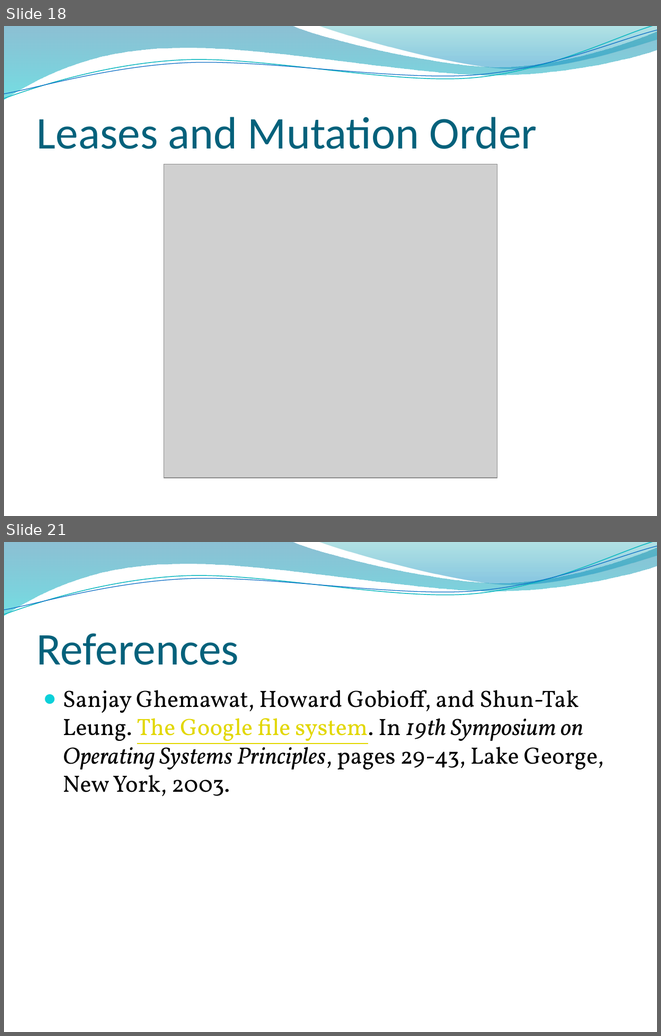
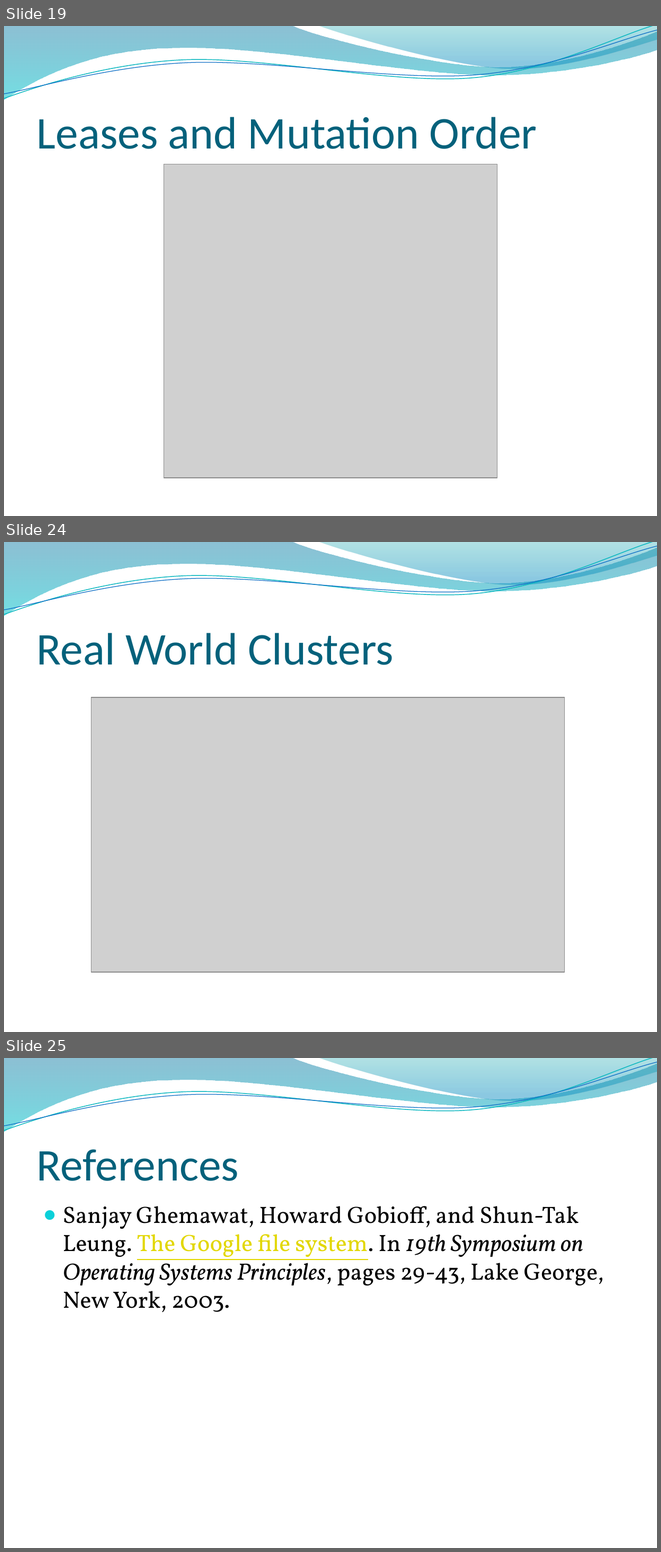
Before and after one commit to edvelezg/unb-os, a slide deck: google-fs/google-fs.pptx. Shown one above the other, each under a label of ours: slides 18 and 21 before the commit, slides 19, 24 and 25 after it; the slides between them are not shown. The pictures are 661x1036 and 661x1552 pixels, drawn with LibreOffice and Linux fonts; fonts in the diff are those of the drawing; grey boxes stand for pictures; background and template pictures are left out. Boxes give left, top, right and bottom in pixels: in the first picture for what was removed or moved away, otherwise in the second. Text is boxed around its words. In the diff, an @@ line names an element or a change of style, - is before the commit and + after.

```diff
--- a/google-fs/google-fs.pptx
+++ b/google-fs/google-fs.pptx
@@ slide 24 added at <box>4,542,657,1032</box>, background picture (left out); not listed: 4 template elements that a slide beside it also shows @@
@@ title added at <box>37,633,394,665</box>, 50 pt, text #04617B @@
+Real World Clusters
@@ picture added at <box>91,697,564,972</box> @@
@@ what was slide 18 is now slide 19 @@
@@ what was slide 21 is now slide 25 @@
```
Also in this commit, not shown: 7 other slides added, 1 slide removed.
